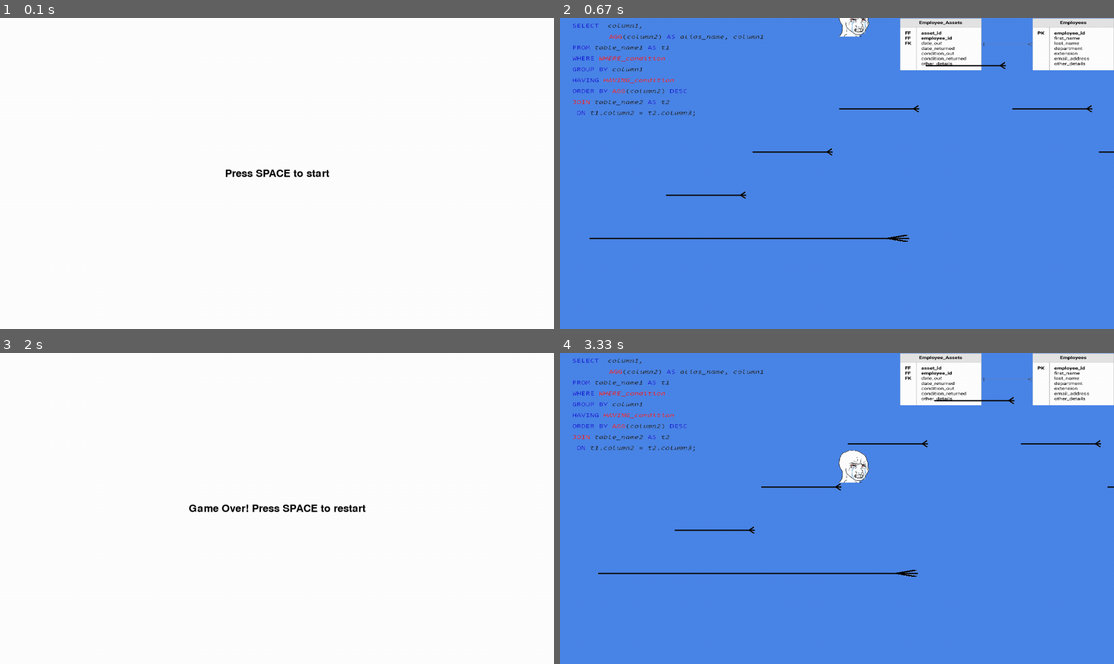
Above: before the commit, frames 1-4 (two rows, left to right).
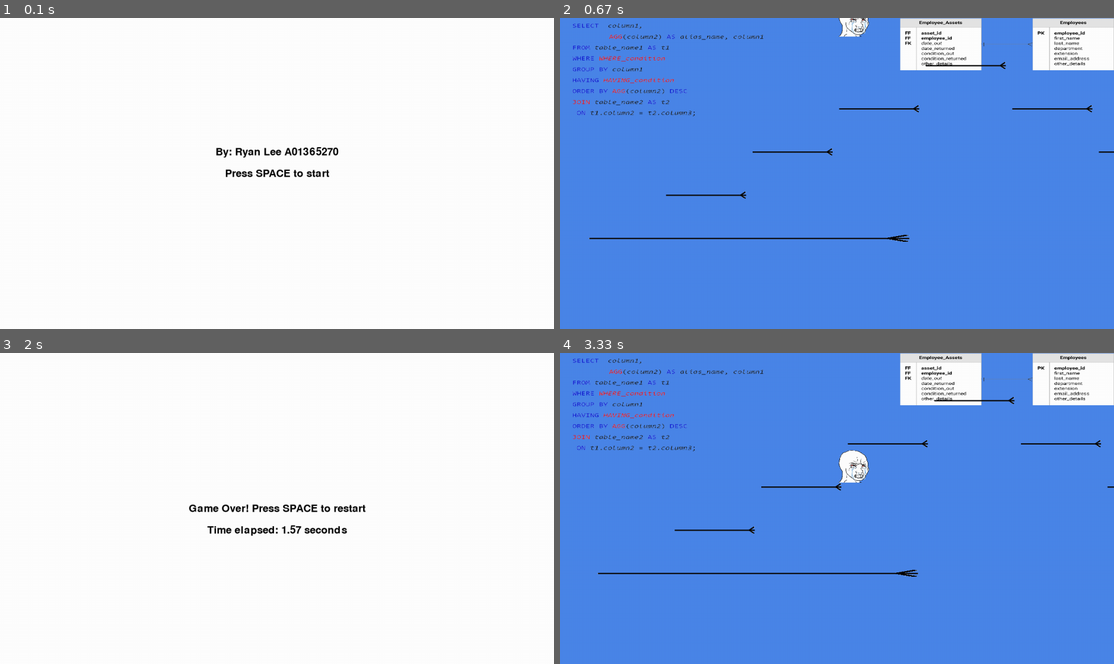
Above: after the commit, the same moments.

Repository: RyanDanielLee/pygame
Game: pygame game, started from game.py
Two runs of this game, one before a commit and one after it. Both use one fixed random seed, a clock stepped at 60 frames per second and the inputs below.
Inputs:
- Up to frame 1 (0.1 s): no input
- Up to frame 2 (0.67 s): tap Space at 0.33 s
- Up to frame 3 (2 s): hold Right 0.67-1.13 s; hold Right 1.17-1.63 s
- Up to frame 4 (3.33 s): tap Space at 2.23 s; hold Left 2.57-2.97 s; hold Right from 3 s (still down)

The runs differ from the first frame. In frame 1, 0.3% of the frame differs, in the area x 39-62%, y 41-45%; in frame 2, nothing differs; in frame 3, 0.4%, in the area x 37-63%, y 55-59%; in frame 4, nothing differs.

Commit message:
Adds scoring system

Diff:
--- a/game.py
+++ b/game.py
@@ -24,7 +24,7 @@
     clock = pygame.time.Clock()
 
     # Pass the GameScreen class to the EndScreen constructor
-    current_screen = StartScreen(GameScreen, EndScreen(GameScreen))
+    current_screen = StartScreen(GameScreen, EndScreen)
 
     while True:
         current_screen.process_input()
--- a/screens/end.py
+++ b/screens/end.py
@@ -4,11 +4,13 @@
 from .base import BaseScreen
 
 class EndScreen(BaseScreen):
-    def __init__(self, game_screen_class):
+    def __init__(self, game_screen_class, elapsed_time=0):
         super().__init__()
         self.game_screen_class = game_screen_class
         self.font = pygame.font.Font(None, 36)
         self.text = self.font.render("Game Over! Press SPACE to restart", True, (0, 0, 0))
+        elapsed_time = round(elapsed_time, 2)
+        self.score_text = self.font.render(f"Time elapsed: {elapsed_time} seconds", True, (0, 0, 0))
 
     def process_input(self):
         super().process_input()
@@ -19,3 +21,4 @@
     def render(self, screen):
         screen.fill((255, 255, 255))
         screen.blit(self.text, (SCREEN_WIDTH // 2 - self.text.get_width() // 2, SCREEN_HEIGHT // 2 - self.text.get_height() // 2))
+        screen.blit(self.score_text, (SCREEN_WIDTH // 2 - self.score_text.get_width() // 2, SCREEN_HEIGHT // 2 - self.score_text.get_height() // 2 + 50))  # Add this line
--- a/screens/game.py
+++ b/screens/game.py
@@ -14,6 +14,7 @@
         self.background = pygame.transform.scale(self.background, (SCREEN_WIDTH, SCREEN_HEIGHT))
         self.all_sprites = pygame.sprite.Group()
         self.level = Level(level_file)
+        self.start_time = pygame.time.get_ticks()
 
         # Create player
         self.player = Player()
@@ -36,19 +37,19 @@
         # Check if the player has fallen off platforms
         if self.player.rect.y > SCREEN_HEIGHT:
             # Pass the GameScreen class to the EndScreen constructor
-            self.next_screen = EndScreen(self.__class__)
+            self.next_screen = EndScreen(self.__class__, self.elapsed_time)  # Pass elapsed_time here
 
         # Check if the player collides with any platforms
         platform_hits = pygame.sprite.spritecollide(self.player, self.level.get_platforms(), False)
         for platform in platform_hits:
             if isinstance(platform, EndPlatform):
-                self.next_screen = EndScreen(self.__class__)
+                self.next_screen = EndScreen(self.__class__, self.elapsed_time)  # Pass elapsed_time here
             else:
                 self.player.handle_platform_collision(platform_hits)
 
+        self.elapsed_time = (pygame.time.get_ticks() - self.start_time) / 1000
 
     def render(self, screen):
-
         screen.blit(self.background, (0, 0))
 
         # Draw platform images
--- a/screens/start.py
+++ b/screens/start.py
@@ -10,6 +10,7 @@
         self.end_screen_class = end_screen_class
         self.font = pygame.font.Font(None, 36)
         self.text = self.font.render("Press SPACE to start", True, (0, 0, 0))
+        self.name = self.font.render("By: Ryan Lee A01365270", True, (0, 0, 0))
 
     def process_input(self):
         super().process_input()
@@ -18,10 +19,11 @@
         if keys[pygame.K_SPACE]:
             self.next_screen = self.game_screen_class("levels/level1.csv")
             # Pass EndScreen class to GameScreen for later use
-            self.next_screen.end_screen_class = self.end_screen_class
+            self.next_screen.end_screen_class = self.end_screen_class(0)
 
     def render(self, screen):
         #Background color
         screen.fill((255, 255, 255))
         # Text message
         screen.blit(self.text, (SCREEN_WIDTH // 2 - self.text.get_width() // 2, SCREEN_HEIGHT // 2 - self.text.get_height() // 2))
+        screen.blit(self.name, (SCREEN_WIDTH // 2 - self.name.get_width() // 2, SCREEN_HEIGHT // 2 - self.name.get_height() // 2 - 50))
